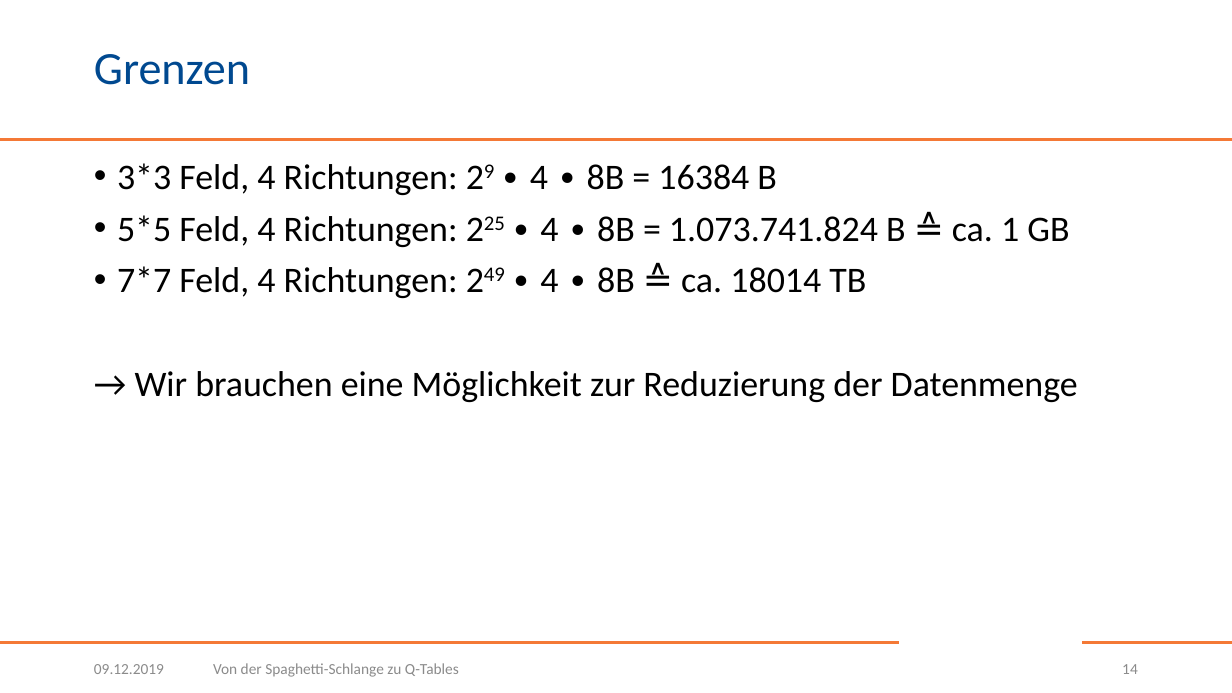
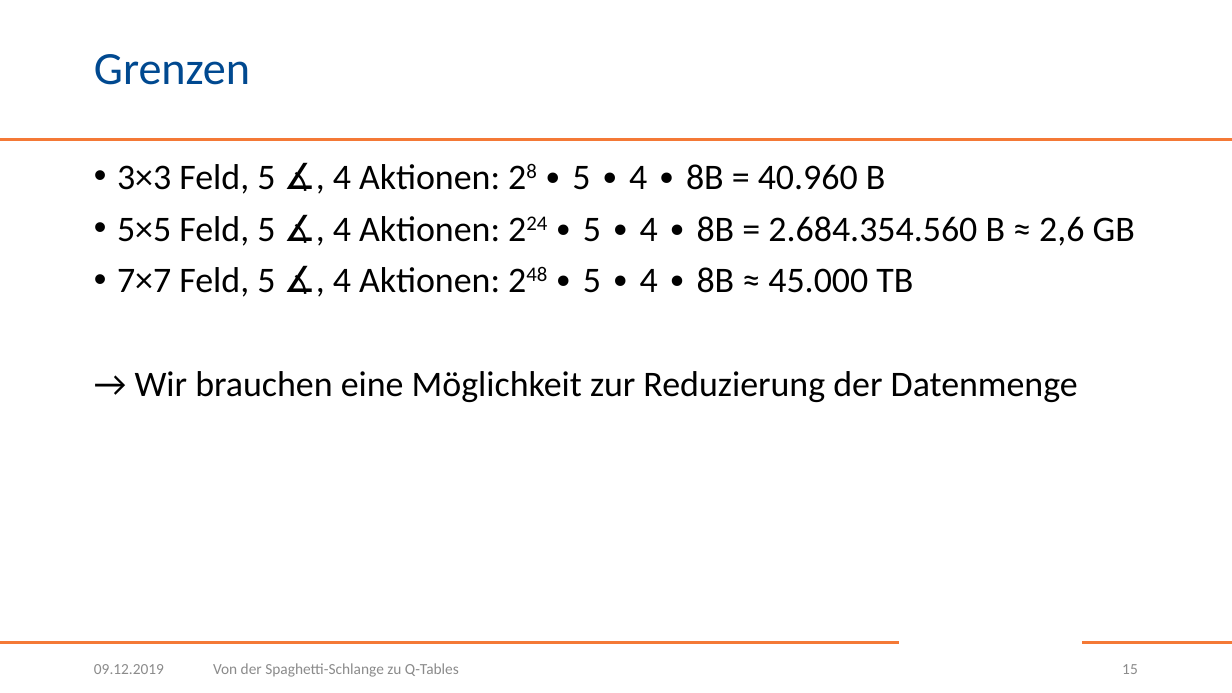
Before and after one commit to BogyMitutoyoCTL/Snake-AI-2021.1, a slide deck: slide 15 of presentation/Von der Spaghetti-Schlange zu Q-Tables.pptx (slide 14 before the commit). Drawn at 1232x693 pixels with LibreOffice and Linux fonts; fonts in the diff are those of the drawing; background and template pictures are left out. Boxes give left, top, right and bottom in pixels: in the first picture for what was removed or moved away, otherwise in the second. Text is boxed around its words. In the diff, an @@ line names an element or a change of style, - is before the commit and + after.

```diff
--- a/presentation/Von der Spaghetti-Schlange zu Q-Tables.pptx
+++ b/presentation/Von der Spaghetti-Schlange zu Q-Tables.pptx
@@ text at (x1=117, y1=164, x2=1135, y2=297): text changed @@
-• 3*3 Feld, 4 Richtungen: 29 ∙ 4 ∙ 8B = 16384 B
-• 5*5 Feld, 4 Richtungen: 225 ∙ 4 ∙ 8B = 1.073.741.824 B ≙ ca. 1 GB
-• 7*7 Feld, 4 Richtungen: 249 ∙ 4 ∙ 8B ≙ ca. 18014 TB
+• 3×3 Feld, 5 ∡, 4 Aktionen: 28 ∙ 5 ∙ 4 ∙ 8B = 40.960 B
+• 5×5 Feld, 5 ∡, 4 Aktionen: 224 ∙ 5 ∙ 4 ∙ 8B = 2.684.354.560 B ≈ 2,6 GB
+• 7×7 Feld, 5 ∡, 4 Aktionen: 248 ∙ 5 ∙ 4 ∙ 8B ≈ 45.000 TB
@@ page number at (x1=1122, y1=664, x2=1138, y2=674): text changed @@
-14
+15
```
Also in this commit, not shown: 5 other slides changed, 1 slide added.
